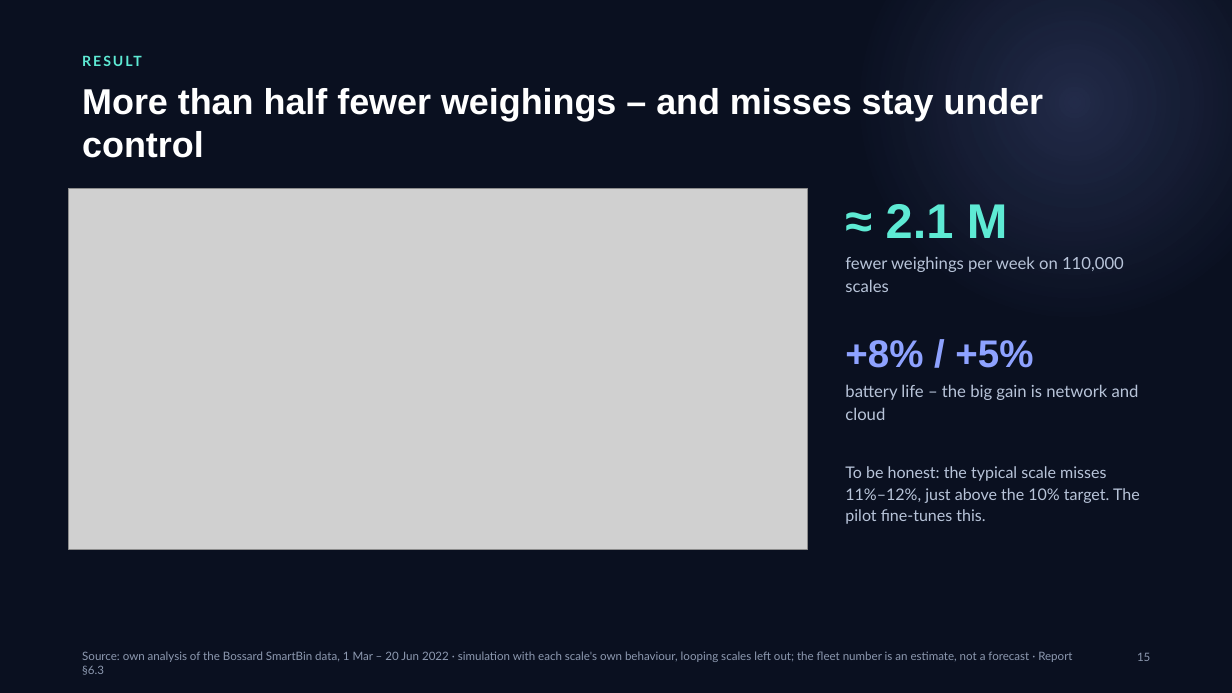
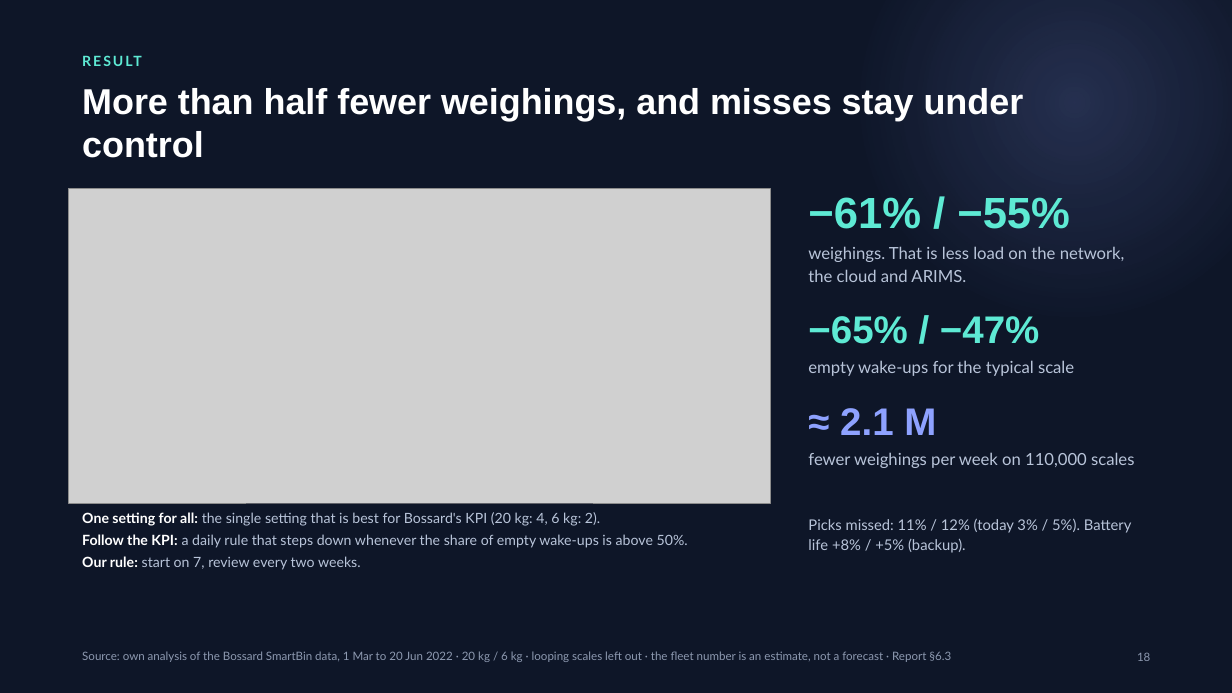
Before and after one commit to erenalpckroglu/smartbin-sensor-optimization, a slide deck: slide 18 of presentation/SmartBin – CTO presentation.pptx (slide 15 before the commit). Drawn at 1232x693 pixels with LibreOffice and Linux fonts; fonts in the diff are those of the drawing; grey boxes stand for pictures. Boxes give left, top, right and bottom in pixels: in the first picture for what was removed or moved away, otherwise in the second. Text is boxed around its words. In the diff, an @@ line names an element or a change of style, - is before the commit and + after.

```diff
--- a/presentation/SmartBin – CTO presentation.pptx
+++ b/presentation/SmartBin – CTO presentation.pptx
@@ background #0A1020 to #0E1628 @@
@@ text at [82,88,1024,158]: text changed @@
-More than half fewer weighings – and misses stay under control
+More than half fewer weighings, and misses stay under control
@@ picture: place and size @@
-picture at [68,189,808,549]
+picture at [68,189,771,503]
@@ text added at [808,197,1070,229], 34 pt, text #5EEAD4, bold @@
+−61% / −55%
@@ text at [808,246,1125,282]: text changed; size 30 to 13 pt; font Arial to Lato; text colour #8EA2FF to #B8C4D9; bold off @@
-+8% / +5%
+weighings. That is less load on the network, the cloud and ARIMS.
@@ text at [808,316,1039,344]: text changed; size 13 to 30 pt; font Lato to Arial; text colour #B8C4D9 to #5EEAD4; bold on @@
-battery life – the big gain is network and cloud
+−65% / −47%
@@ text at [808,360,1074,376]: text changed; size 12.5 to 13 pt @@
-To be honest: the typical scale misses 11%–12%, just above the 10% target. The pilot fine-tunes this.
+empty wake-ups for the typical scale
@@ text "≈ 2.1 M": place and size @@
-text "≈ 2.1 M" at [886,204,1008,238]
+text "≈ 2.1 M" at [840,408,936,435]
@@ text "≈ 2.1 M" at [840,408,936,435]: size 38 to 30 pt, text colour #5EEAD4 to #8EA2FF @@
@@ text "fewer weighings per week on ..." rewrapped from [845,256,1124,292] to [808,452,1134,468] @@
@@ text added at [82,512,688,570], 11 pt, text #B8C4D9 @@
+One setting for all: the single setting that is best for Bossard's KPI (20 kg: 4, 6 kg: 2).
+Follow the KPI: a daily rule that steps down whenever the share of empty wake-ups is above 50%.
+Our rule: start on 7, review every two weeks.
@@ text added at [808,519,1132,553], 11.5 pt, text #B8C4D9 @@
+Picks missed: 11% / 12% (today 3% / 5%). Battery life +8% / +5% (backup).
@@ text at [82,651,951,662]: text changed @@
-Source: own analysis of the Bossard SmartBin data, 1 Mar – 20 Jun 2022 · simulation with each scale's own behaviour, looping scales left out; the fleet number is an estimate, not a forecast · Report §6.3
+Source: own analysis of the Bossard SmartBin data, 1 Mar to 20 Jun 2022 · 20 kg / 6 kg · looping scales left out · the fleet number is an estimate, not a forecast · Report §6.3
```
Also in this commit, not shown: 21 other slides changed, 2 slides added, 24 other files.
